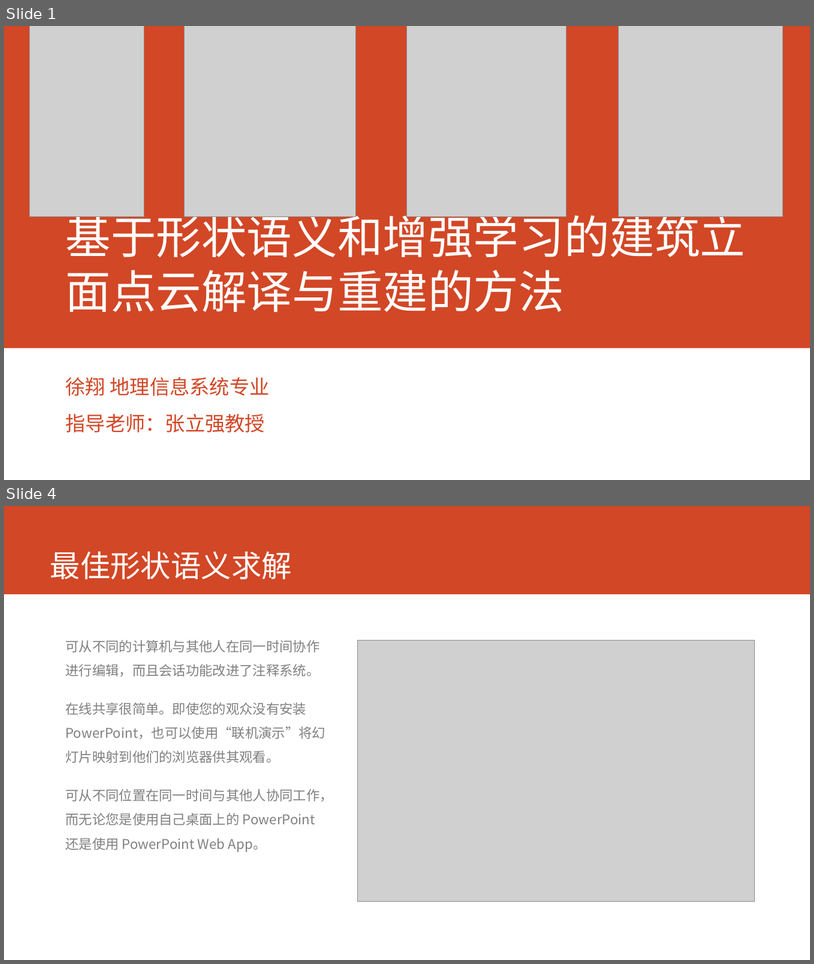
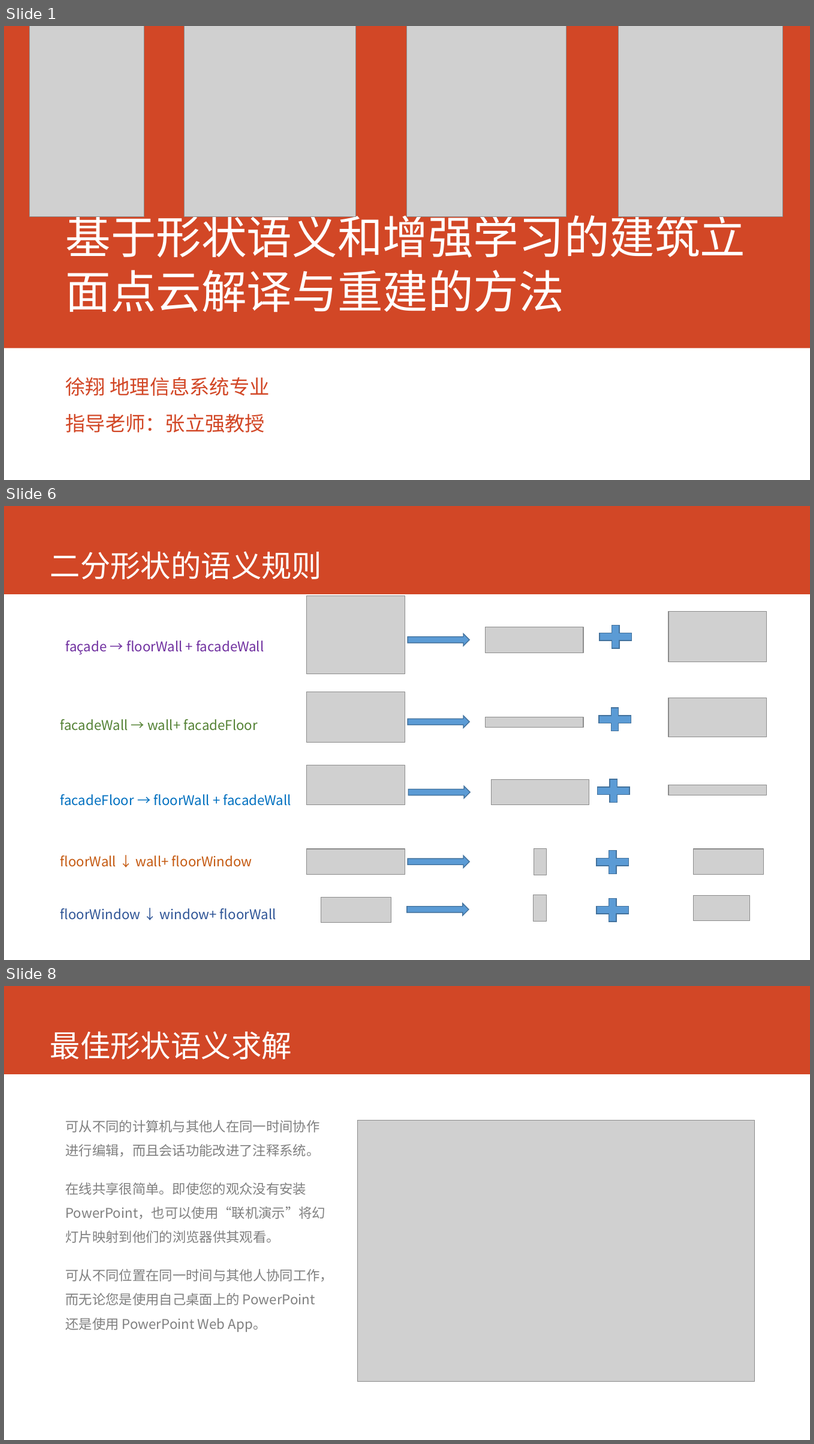
Before and after one commit to cartosquare/graduation-thesis-defenses, a slide deck: 基于形状语义和增强学习的建筑.pptx. Shown one above the other, each under a label of ours: slides 1 and 4 before the commit, slides 1, 6 and 8 after it; the slides between them are not shown. The pictures are 814x964 and 814x1444 pixels, drawn with LibreOffice and Linux fonts; fonts in the diff are those of the drawing; grey boxes stand for pictures. Boxes give left, top, right and bottom in pixels: in the first picture for what was removed or moved away, otherwise in the second. Text is boxed around its words. In the diff, an @@ line names an element or a change of style, - is before the commit and + after.

Commit message:
形状语义部分初稿

```diff
--- a/基于形状语义和增强学习的建筑.pptx
+++ b/基于形状语义和增强学习的建筑.pptx
@@ slide 6 added at [4, 506, 810, 960], background #FFFFFF; not listed: 1 template element that a slide beside it also shows @@
@@ title added at [50, 551, 323, 579], 36 pt, text #FFFFFF @@
+二分形状的语义规则
@@ group added at [307, 595, 767, 674]: 3 pictures, 1 right arrow, 1 plus sign @@
@@ text added at [65, 640, 264, 654], 16 pt, text #7030A0 @@
+façade → floorWall + facadeWall
@@ group added at [307, 692, 767, 742]: 3 pictures, 1 right arrow, 1 plus sign @@
@@ text added at [60, 719, 258, 730], 16 pt, text #548235 @@
+facadeWall → wall+ facadeFloor
@@ group added at [307, 765, 767, 807]: 3 pictures, 1 right arrow, 1 plus sign @@
@@ text added at [60, 794, 291, 805], 16 pt, text #0070C0 @@
+facadeFloor → floorWall + facadeWall
@@ group added at [307, 846, 764, 877]: 3 pictures, 1 right arrow, 1 plus sign @@
@@ text added at [60, 855, 252, 867], 16 pt, text #C55A11 @@
+floorWall ↓ wall+ floorWindow
@@ group added at [321, 894, 750, 925]: 3 pictures, 1 right arrow, 1 plus sign @@
@@ text added at [60, 908, 276, 919], 16 pt, text #2F5597 @@
+floorWindow ↓ window+ floorWall
@@ what was slide 4 is now slide 8 @@
```
Also in this commit, not shown: 1 slide changed, 5 other slides added, 2 slides removed, 3 other files.
